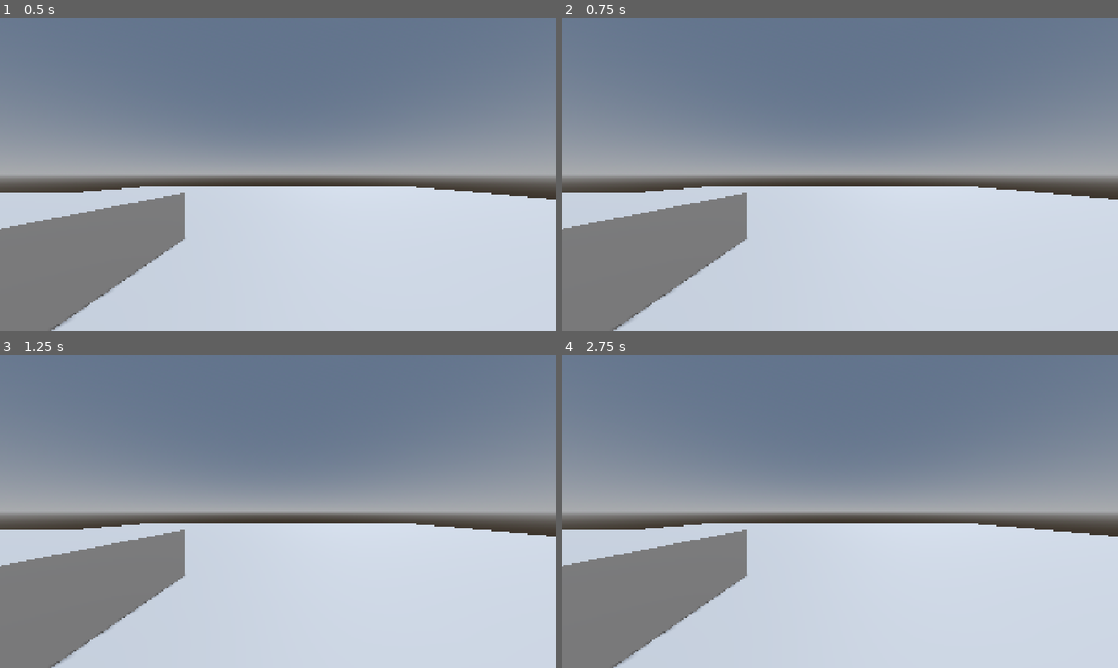
Above: before the commit, frames 1-4 (two rows, left to right).
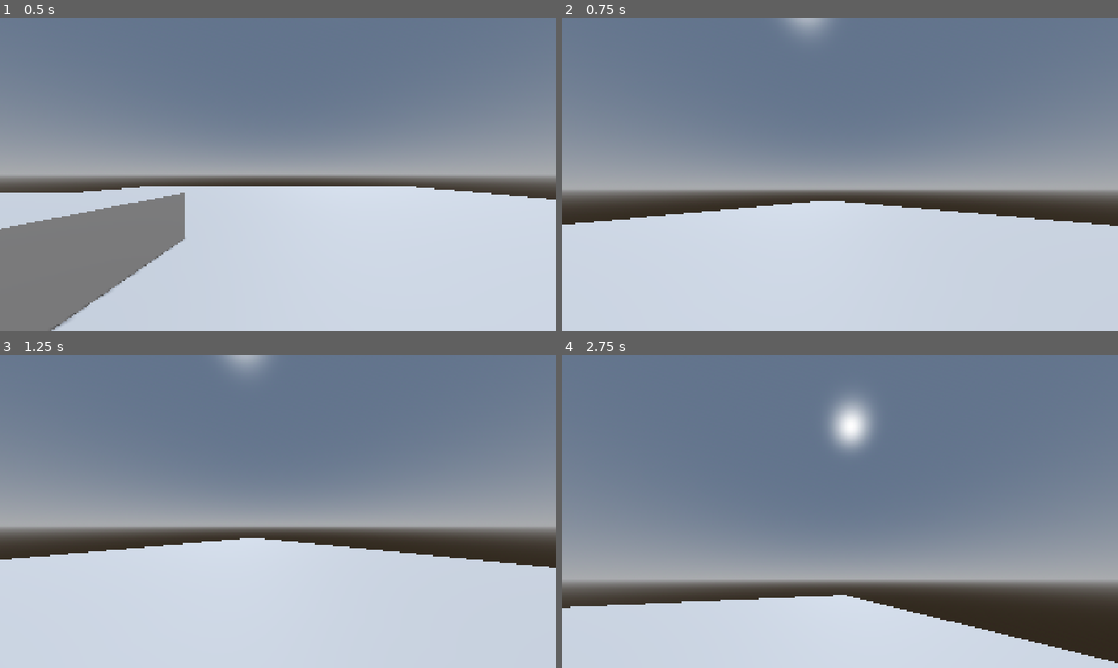
Above: after the commit, the same moments.

Repository: Error403Allowed/Rebound
Game: Godot game, scene res://Scenes/main.tscn
Same seed, same stepped clock (60 frames per second), same inputs: the game is played once before the commit and once after it.
Inputs (mouse positions are in pixels of both pictures, inside the frame that each line leads up to):
- Up to frame 1 (0.5 s): no input
- Up to frame 2 (0.75 s): tap Enter at 0.5 s; move the mouse to (962, 158) at 0.52 s; hold D from 0.53 s (still down); hold Space from 0.53 s (still down)
- Up to frame 3 (1.25 s): keep holding D; keep holding Space
- Up to frame 4 (2.75 s): move the mouse to (728, 527) at 1.27 s; release D at 1.28 s; release Space at 1.28 s; hold S 1.28-2.03 s; tap Space at 1.35, 1.52, 1.82 s; move the mouse to (895, 442) at 2.02 s; hold D from 2.03 s (still down); hold Space from 2.03 s (still down)

Frame 1 is identical in both runs. In frame 2, 21% of the frame differs, in the area x 0-100%, y 0-100%; in frame 3, 21%; in frame 4, 49%, in the area x 0-100%, y 13-100%.

Commit message:
Add initial player movement

Diff:
--- a/Scenes/main.tscn
+++ b/Scenes/main.tscn
@@ -1,6 +1,7 @@
 [gd_scene format=3 uid="uid://brkywcw4q7i8e"]
 
 [ext_resource type="PackedScene" uid="uid://w0aspmdv1nou" path="res://Scenes/player.tscn" id="1_jjgbg"]
+[ext_resource type="Script" uid="uid://dopr0l2bbw7nv" path="res://Scenes/player.gd" id="2_bo1nx"]
 
 [sub_resource type="ProceduralSkyMaterial" id="ProceduralSkyMaterial_jjgbg"]
 sky_horizon_color = Color(0.66224277, 0.6717428, 0.6867428, 1)
@@ -39,6 +40,7 @@
 
 [node name="Player" parent="." unique_id=2081837301 instance=ExtResource("1_jjgbg")]
 transform = Transform3D(1, 0, 0, 0, 1, 0, 0, 0, 1, 0, 1, 0)
+script = ExtResource("2_bo1nx")
 
 [node name="CSGCombiner3D" type="CSGCombiner3D" parent="." unique_id=1442076115]
 
--- /dev/null
+++ b/Scenes/player.gd
@@ -0,0 +1,57 @@
+extends CharacterBody3D
+
+@export var speed: float = 5.0
+@export var jump_velocity: float = 4.5
+@export var mouse_sensitivity: float = 0.002
+
+var gravity: float = ProjectSettings.get_setting("physics/3d/default_gravity")
+
+@onready var head: Node3D = $Head
+
+func _ready() -> void:
+	Input.mouse_mode = Input.MOUSE_MODE_CAPTURED
+
+func _unhandled_input(event: InputEvent) -> void:
+	# Look around with mouse
+	if event is InputEventMouseMotion and Input.mouse_mode == Input.MOUSE_MODE_CAPTURED:
+		rotate_y(-event.relative.x * mouse_sensitivity)
+		head.rotate_x(-event.relative.y * mouse_sensitivity)
+		head.rotation.x = clamp(head.rotation.x, deg_to_rad(-89), deg_to_rad(89))
+
+	# Free mouse cursor with Escape
+	if event.is_action_pressed("ui_cancel"):
+		Input.mouse_mode = Input.MOUSE_MODE_VISIBLE
+
+func _physics_process(delta: float) -> void:
+	# 1. Gravity
+	if not is_on_floor():
+		velocity.y -= gravity * delta
+
+	# 2. Jump (Spacebar)
+	if Input.is_physical_key_pressed(KEY_SPACE) and is_on_floor():
+		velocity.y = jump_velocity
+
+	# 3. Direct WASD movement input
+	var input_dir := Vector2.ZERO
+	if Input.is_physical_key_pressed(KEY_W):
+		input_dir.y -= 1.0
+	if Input.is_physical_key_pressed(KEY_S):
+		input_dir.y += 1.0
+	if Input.is_physical_key_pressed(KEY_A):
+		input_dir.x -= 1.0
+	if Input.is_physical_key_pressed(KEY_D):
+		input_dir.x += 1.0
+
+	input_dir = input_dir.normalized()
+
+	# 4. Move relative to facing direction
+	var direction: Vector3 = (transform.basis * Vector3(input_dir.x, 0, input_dir.y)).normalized()
+
+	if direction:
+		velocity.x = direction.x * speed
+		velocity.z = direction.z * speed
+	else:
+		velocity.x = move_toward(velocity.x, 0, speed)
+		velocity.z = move_toward(velocity.z, 0, speed)
+
+	move_and_slide()
--- a/project.godot
+++ b/project.godot
@@ -19,6 +19,8 @@
 
 window/size/viewport_width=1920
 window/size/viewport_height=1080
+window/size/mode=3
+window/size/borderless=true
 window/stretch/mode="canvas_items"
 window/stretch/aspect="expand"
 
Not shown, added: Scenes/player.gd.uid
